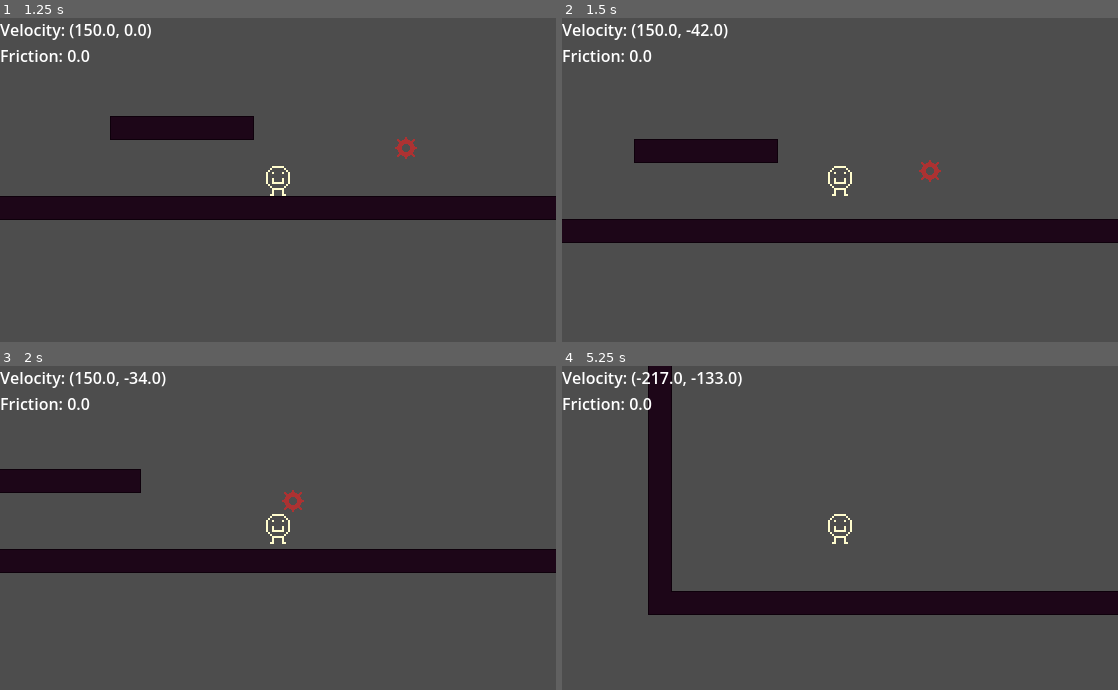
Above: before the commit, frames 1-4 (two rows, left to right).
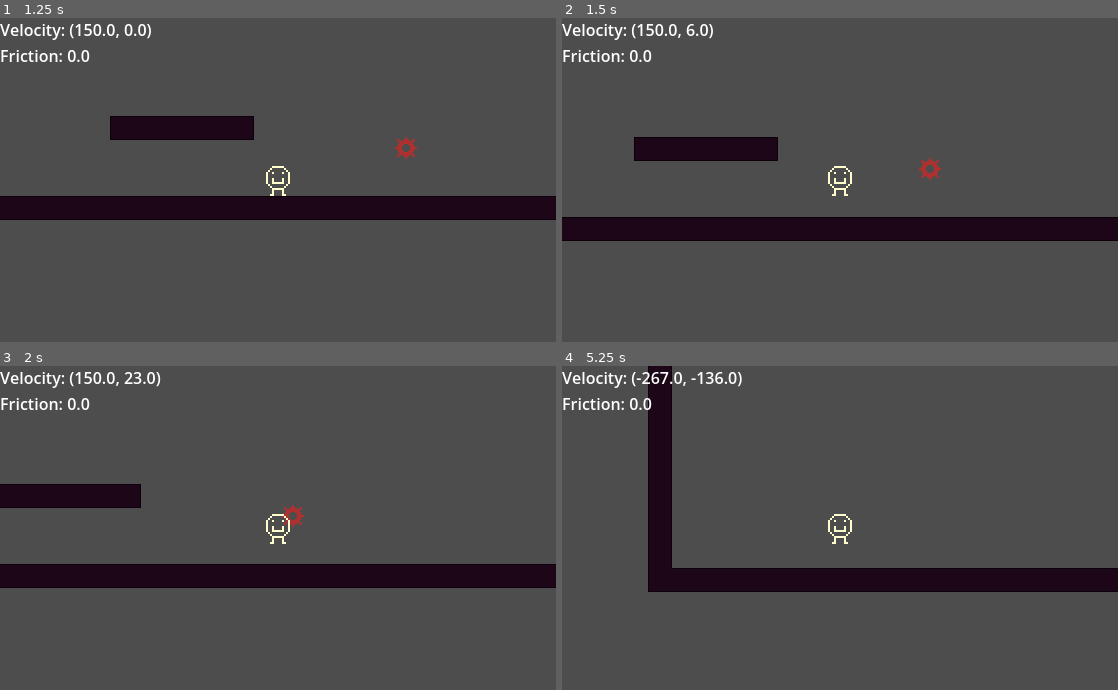
Above: after the commit, the same moments.

Repository: jakecolon3/cogwork
Game: Godot game, scene res://scenes/main.tscn
Same seed, same stepped clock (60 frames per second), same inputs: the game is played once before the commit and once after it.
Inputs:
- Up to frame 1 (1.25 s): tap Enter at 0.5 s; hold Right (move_right) from 0.53 s (still down); hold Space (jump) from 0.53 s (still down); tap X (interact) at 0.6 s
- Up to frame 2 (1.5 s): keep holding Right (move_right); release Space (jump) at 1.28 s; tap Space (jump) at 1.35 s
- Up to frame 3 (2 s): keep holding Right (move_right); tap Space (jump) at 1.52, 1.82 s; tap X (interact) at 1.55 s
- Up to frame 4 (5.25 s): release Right (move_right) at 2.03 s; hold Left (move_left) 2.03-2.78 s; hold Space (jump) 2.03-2.78 s; tap X (interact) at 2.1, 2.85, 4.35, 5.1 s; hold Right (move_right) 2.78-4.28 s; tap Space (jump) at 3.02, 3.32, 4.52, 4.82 s; hold Space (jump) 3.53-4.28 s; hold Left (move_left) 4.28-5.03 s; hold Right (move_right) from 5.03 s (still down); hold Space (jump) from 5.03 s (still down)

Frame 1 is identical in both runs. In frame 2, 1.8% of the frame differs, in the area x 0-100%, y 1-70%; in frame 3, 12%, in the area x 0-100%, y 1-69%; in frame 4, 12%.

Commit message:
fixed jump velocity not dying on space release with buffered jummps

Diff:
--- a/scenes/tiles.tscn
+++ b/scenes/tiles.tscn
@@ -2,7 +2,6 @@
 
 [ext_resource type="Texture2D" uid="uid://dpu2ixo3pf74l" path="res://sprite/temp-tilesheet.png" id="1_1g8qg"]
 [ext_resource type="Texture2D" uid="uid://ccqwswcovadub" path="res://sprite/temp-entity-tiles.png" id="2_od8sr"]
-[ext_resource type="Texture2D" uid="uid://1hwhqktu83f2" path="res://sprite/temp-interactable-tiles.png" id="3_jhpg2"]
 
 [sub_resource type="TileSetAtlasSource" id="TileSetAtlasSource_od8sr"]
 resource_name = "temp-tiles"
@@ -480,12 +479,6 @@
 0:0/0 = 0
 0:0/0/physics_layer_1/polygon_0/points = PackedVector2Array(-12, -12, 12, -12, 12, 12, -12, 12)
 
-[sub_resource type="TileSetAtlasSource" id="TileSetAtlasSource_i3m0d"]
-texture = ExtResource("3_jhpg2")
-texture_region_size = Vector2i(24, 24)
-0:0/0 = 0
-1:0/0 = 0
-
 [sub_resource type="TileSet" id="TileSet_6w6ra"]
 tile_size = Vector2i(24, 24)
 physics_layer_0/collision_layer = 1
@@ -498,7 +491,6 @@
 custom_data_layer_0/type = 0
 sources/0 = SubResource("TileSetAtlasSource_od8sr")
 sources/1 = SubResource("TileSetAtlasSource_jhpg2")
-sources/2 = SubResource("TileSetAtlasSource_i3m0d")
 
 [node name="Tiles" type="TileMapLayer" unique_id=416365497]
 tile_set = SubResource("TileSet_6w6ra")
--- a/script/player.gd
+++ b/script/player.gd
@@ -77,8 +77,8 @@
 
     # slide returns a vector which has only has the component of the starting vector that is perpendicular to the argument
     # also jumps if there's a jump in the input buffer
-    if (is_on_floor() and Input.is_action_just_pressed("jump")) or (
-        is_on_floor() and "jump" in input_buffer):
+    if (is_on_floor() and (Input.is_action_just_pressed("jump")
+                           or "jump" in input_buffer)):
         velocity = velocity.slide(gravity_direction) + JUMP_VELOCITY * gravity_direction
     # buffer the input
     elif Input.is_action_just_pressed("jump"):
@@ -86,8 +86,9 @@
     # HACK: this makes the input buffer duration based on physics ticks/sec
     else:
         add_to_input_buffer("")
+
     # start falling when jump is released
-    if (Input.is_action_just_released("jump")
+    if (not is_on_floor() and not Input.is_action_pressed("jump")
         and velocity.dot(gravity_direction) < 0.0):
         velocity = velocity.slide(right_vec) * 0.25 + velocity.slide(gravity_direction)
 
Not shown, changed: export_presets.cfg
